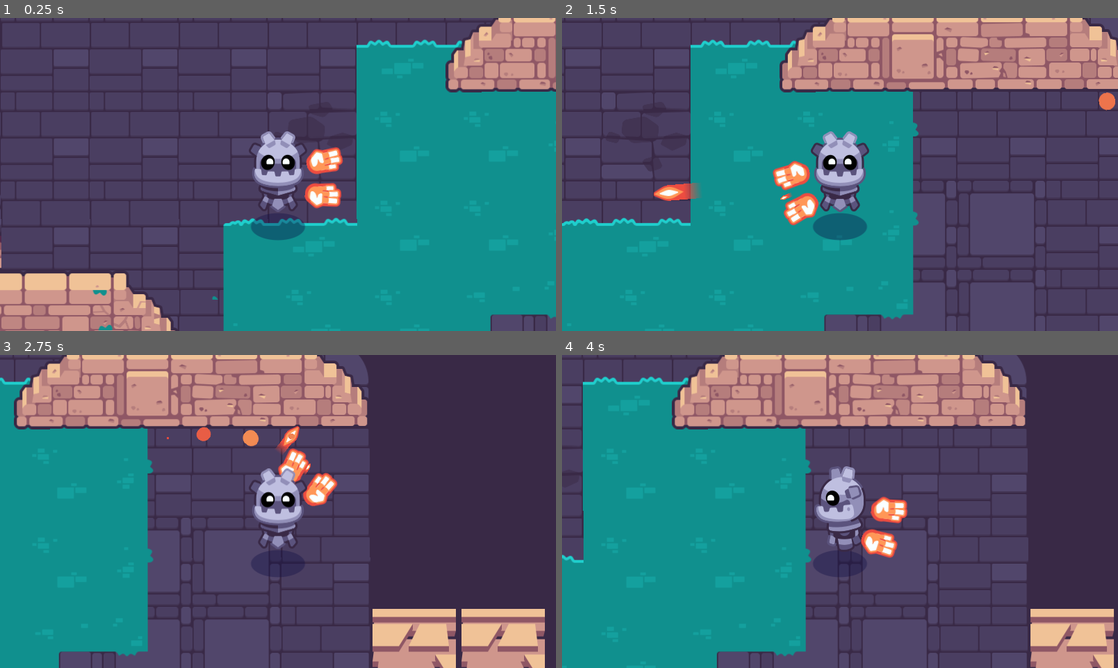
Above: before the commit, frames 1-4 (two rows, left to right).
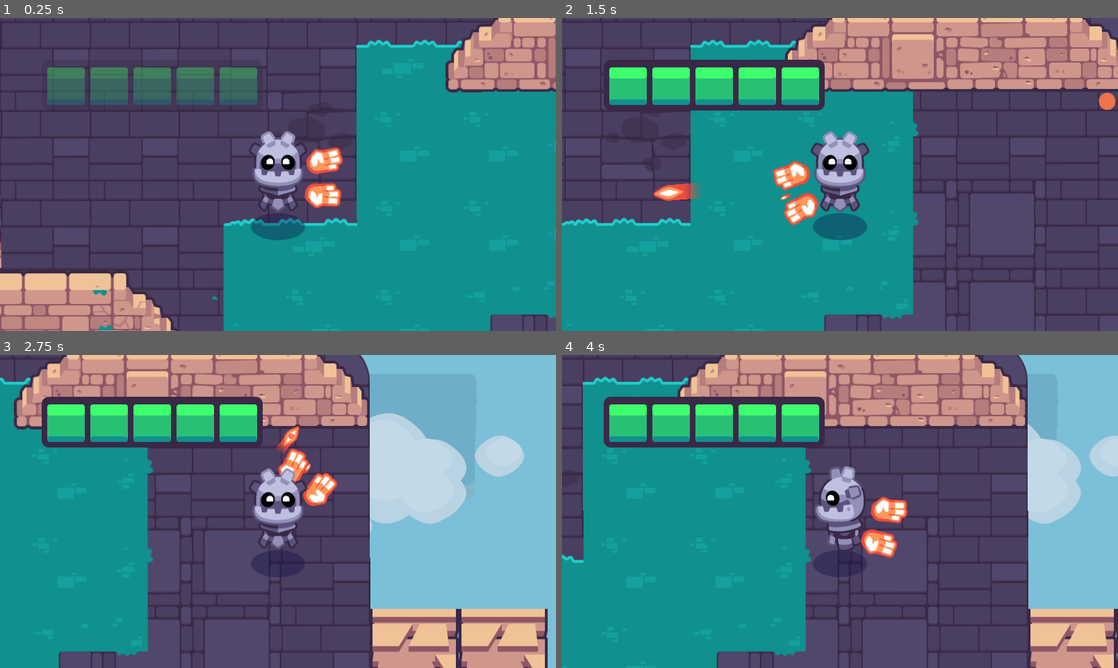
Above: after the commit, the same moments.

Repository: jhmaytziu/2D-GameDev-Course
Game: Godot game, scene res://start.tscn
Same seed, same stepped clock (60 frames per second), same inputs: the game is played once before the commit and once after it. This scene is started directly instead of the project's main scene. Sound files missing from this copy of the repository are replaced by a short silence.
Inputs (mouse positions are in pixels of both pictures, inside the frame that each line leads up to):
- Up to frame 1 (0.25 s): no input
- Up to frame 2 (1.5 s): tap Enter at 0.5 s; move the mouse to (962, 158) at 0.52 s; hold D (move_right) 0.53-1.25 s; hold Mouse wheel down (cycle_weapon_down) 0.53-1.25 s; click (962, 158) at 0.67 s; drag from (728, 190) to (812, 237) at 1.27 s
- Up to frame 3 (2.75 s): move the mouse to (333, 442) at 2.02 s; press the mouse at (333, 442) at 2.03 s; hold D (move_right) from 2.03 s (still down)
- Up to frame 4 (4 s): release D (move_right) at 2.75 s; release the mouse at (895, 442) at 2.75 s; drag from (812, 574) to (723, 439) at 2.77 s; move the mouse to (1006, 558) at 3.52 s; hold A (move_left) from 3.53 s (still down); hold Mouse wheel up (cycle_weapon_up) from 3.53 s (still down)

The runs differ from the first frame. In frame 1, 4.0% of the frame differs, in the area x 8-47%, y 15-28%; in frame 2, 5.8%; in frame 3, 33%, in the area x 7-100%, y 0-100%; in frame 4, 19%.

Commit message:
Add a sky and a health bar

Diff:
--- a/02.getting-to-know-godot/levels/background/background_blue_sky.tscn
+++ b/02.getting-to-know-godot/levels/background/background_blue_sky.tscn
@@ -11,12 +11,12 @@
 [ext_resource type="Texture2D" uid="uid://ck4a00lm1krmo" path="res://levels/background/far_island_2.png" id="9"]
 
 [sub_resource type="ShaderMaterial" id="32"]
-render_priority = 0
 shader = ExtResource("1_e0ril")
+shader_parameter/color = null
 
 [sub_resource type="ShaderMaterial" id="31"]
-render_priority = 0
 shader = ExtResource("1_e0ril")
+shader_parameter/color = null
 
 [sub_resource type="Curve" id="34"]
 _data = [Vector2(0, 0.0298014), 0.0, 4.09699, 0, 0, Vector2(0.522584, 1), 0.0, 0.0, 0, 0, Vector2(1, 0.00331128), -4.54184, 0.0, 0, 0]
--- a/02.getting-to-know-godot/start.tscn
+++ b/02.getting-to-know-godot/start.tscn
@@ -7,6 +7,8 @@
 [ext_resource type="PackedScene" uid="uid://cu2rb5dl4ljte" path="res://levels/rooms/room_a.tscn" id="5_v6san"]
 [ext_resource type="PackedScene" uid="uid://dgayuh42w4v6u" path="res://levels/rooms/room_b.tscn" id="6_cpbf6"]
 [ext_resource type="PackedScene" uid="uid://cq0mmphkbrvmm" path="res://levels/rooms/room_c.tscn" id="7_73eaf"]
+[ext_resource type="PackedScene" uid="uid://wdey00p3syru" path="res://levels/background/background_blue_sky.tscn" id="8_liu0f"]
+[ext_resource type="PackedScene" uid="uid://cce7r30dfjm4r" path="res://interface/bars/ui_health_bar.tscn" id="9_hlrxm"]
 
 [node name="Start" type="Node2D"]
 script = ExtResource("2")
@@ -22,6 +24,7 @@
 tile_set = ExtResource("3")
 format = 2
 layer_0/name = "Invisible walls"
+layer_0/tile_data = PackedInt32Array(393229, 0, 0, 393230, 0, 0, 393231, 0, 0, 393232, 0, 0, 327693, 0, 0, 262157, 0, 0, 196621, 0, 0, 196620, 0, 0, 524300, 0, 0, 524301, 0, 0, 524302, 0, 0, 524303, 0, 0, 655376, 0, 0, 655375, 0, 0, 589839, 0, 0, 196632, 0, 0, 65560, 0, 0, 24, 0, 0, -65512, 0, 0, 131096, 0, 0, 196634, 0, 0, 131098, 0, 0, 65562, 0, 0, 26, 0, 0, -65510, 0, 0)
 metadata/_edit_lock_ = true
 
 [node name="Player" parent="." instance=ExtResource("4_432x2")]
@@ -34,3 +37,15 @@
 
 [node name="RoomC" parent="." instance=ExtResource("7_73eaf")]
 position = Vector2(2048, -1664)
+
+[node name="BackgroundBlueSky" parent="." instance=ExtResource("8_liu0f")]
+
+[node name="CanvasLayer" type="CanvasLayer" parent="."]
+
+[node name="UIHealthBar" parent="CanvasLayer" instance=ExtResource("9_hlrxm")]
+offset_left = 60.0
+offset_top = 60.0
+offset_right = 378.0
+offset_bottom = 132.725
+
+[connection signal="health_changed" from="Player" to="CanvasLayer/UIHealthBar" method="_on_player_health_changed"]
Not shown: 1 places in 02.getting-to-know-godot/levels/background/background_blue_sky.tscn that only renumber resources
Not shown: 1 places in 02.getting-to-know-godot/start.tscn that only renumber resources
Not shown, changed: 02.getting-to-know-godot/godot_tours.log
